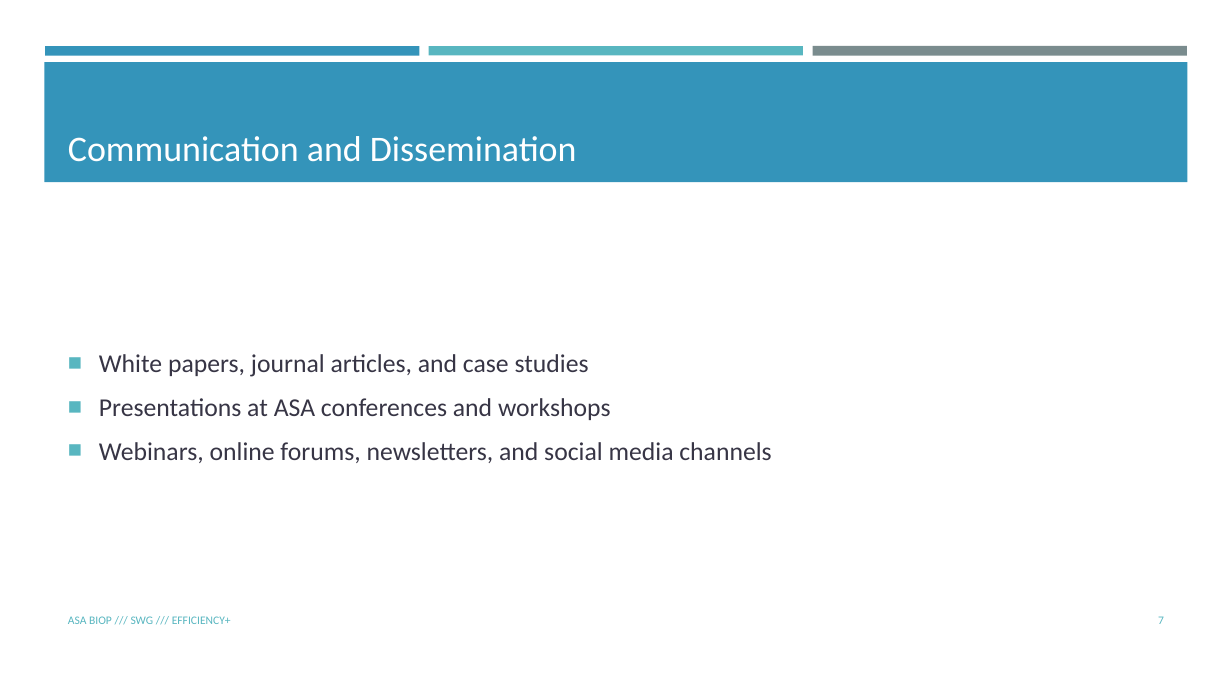
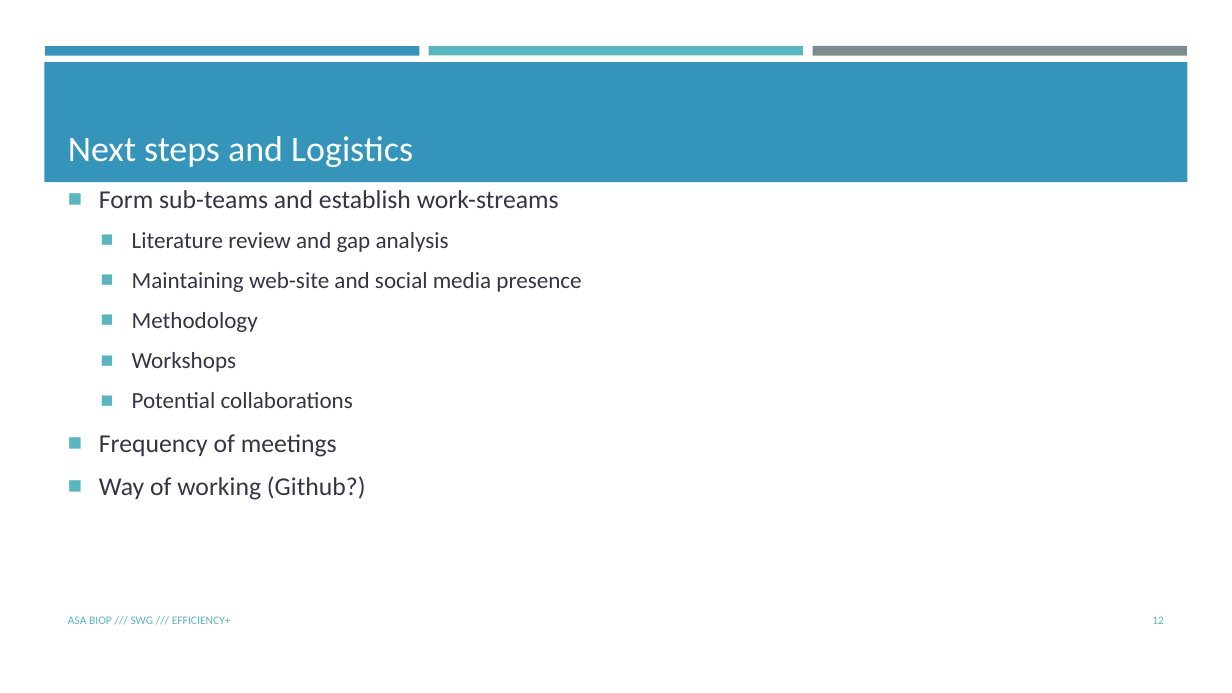
Before and after one commit to zhuoxinbms/efficiencyplustrials.github.io, a slide deck: slide 12 of Presentations/Communication Slides.pptx (slide 7 before the commit). Drawn at 1232x693 pixels with LibreOffice and Linux fonts; fonts in the diff are those of the drawing. Boxes give left, top, right and bottom in pixels: in the first picture for what was removed or moved away, otherwise in the second. Text is boxed around its words. In the diff, an @@ line names an element or a change of style, - is before the commit and + after.

```diff
--- a/Presentations/Communication Slides.pptx
+++ b/Presentations/Communication Slides.pptx
@@ title at <box>68,136,413,167</box>: text changed @@
-Communication and Dissemination
+Next steps and Logistics
@@ text at <box>99,190,581,500</box>: text changed; size 20 to 18 pt @@
-■ White papers, journal articles, and case studies
-■ Presentations at ASA conferences and workshops
-■ Webinars, online forums, newsletters, and social media channels
+■ Form sub-teams and establish work-streams
+  ■ Literature review and gap analysis
+  ■ Maintaining web-site and social media presence
+  ■ Methodology
+  ■ Workshops
+  ■ Potential collaborations
+■ Frequency of meetings
+■ Way of working (Github?)
@@ page number at <box>1152,616,1164,624</box>: text changed @@
-7
+12
```
Also in this commit, not shown: 5 other slides changed, 5 slides added.
